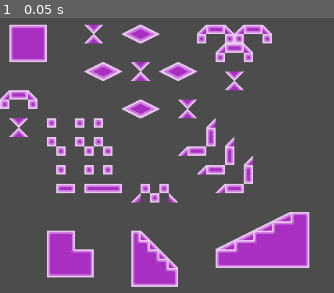
Above: before the commit, frame 1.
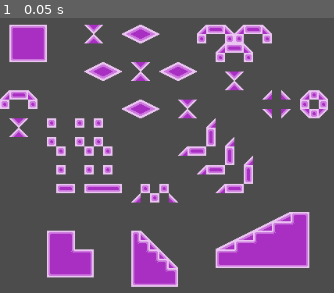
Above: after the commit, the same moment.

Repository: marooncarl/Godot-Tile-Cleaner
Game: Godot game, scene res://Example_Map.tscn
The game is run twice, just before and just after one commit, with the same random seed, the same clock (stepped at 60 frames per second) and the same inputs.
Inputs:
- Up to frame 1 (0.05 s): no input

The runs differ from the first frame. In frame 1, 0.9% of the frame differs, in the area x 78-99%, y 26-37%.

Commit message:
Created empty layer in autotile setup and test case in example map

Diff:
--- a/Tile_Cleaner/Autotile_Setup.tscn
+++ b/Tile_Cleaner/Autotile_Setup.tscn
@@ -11,16 +11,22 @@
 tile_set = ExtResource( 2 )
 cell_size = Vector2( 12, 12 )
 format = 1
-tile_data = PoolIntArray( 65540, 0, 65546, 65544, 0, 65546,  …(302 unchanged characters)… 96617, 327689, 0, 196619, 458753, 0, 0, 524289, 0, 65536, 524293, 0, 8, 524294, 0, 11, 524296, 0, 0, 589825, 0, 65536, 589829, 0, 196616, 589830, 0, 196619, 589832, 0, 65536, 655361, 0, 131073, 655362, 0, 3, 65536 …(181 unchanged characters)…
+tile_data = PoolIntArray( 65540, 0, 65546, 65544, 0, 65546,  …(302 unchanged characters)… 96617, 327689, 0, 196619, 458753, 0, 0, 458763, 0, 8, 458764, 0, 10, 458765, 0, 11, 524289, 0, 65536, 524293, 0, 8, 524294, 0, 11, 524296, 0, 0, 524299, 0, 65544, 524300, 0, 131081, 524301, 0, 131083, 589825, 0, 65536, 589829, 0, 196616, 589830, 0, 196619, 589832, 0, 65536, 589835, 0, 196616, 589836, 0, 196617, 589837, 0, 196619, 655361, 0, 131073, 655362, 0, 3, 65536 …(181 unchanged characters)…
 
 [node name="Input" type="TileMap" parent="."]
 tile_set = ExtResource( 2 )
 cell_size = Vector2( 12, 12 )
 format = 1
-tile_data = PoolIntArray( 65540, 4, 0, 65544, 0, 65546, 6554 …(213 unchanged characters)… 27, 0, 327688, 28, 0, 458753, 0, 65546, 524293, 4, 0, 524294, 8, 0, 524296, 1, 0, 589825, 0, 65546, 589829, 1, 0, 589830, 5, 0, 589832, 0, 0, 655362, 0, 65546, 655368, 0, 131072 …(110 unchanged characters)…
+tile_data = PoolIntArray( 65540, 4, 0, 65544, 0, 65546, 6554 …(213 unchanged characters)… 27, 0, 327688, 28, 0, 458753, 0, 65546, 458763, 1, 0, 458765, 5, 0, 524293, 4, 0, 524294, 8, 0, 524296, 1, 0, 589825, 0, 65546, 589829, 1, 0, 589830, 5, 0, 589832, 0, 0, 589835, 4, 0, 589837, 8, 0, 655362, 0, 65546, 655368, 0, 131072 …(110 unchanged characters)…
+
+[node name="Empty" type="TileMap" parent="."]
+tile_set = ExtResource( 2 )
+cell_size = Vector2( 12, 12 )
+format = 1
+tile_data = PoolIntArray( 458764, 0, 0, 524299, 0, 196609, 524300, 0, 65538, 524301, 0, 196611, 589836, 0, 131072 )
 
 [node name="Output" type="TileMap" parent="."]
 tile_set = ExtResource( 2 )
 cell_size = Vector2( 12, 12 )
 format = 1
-tile_data = PoolIntArray( 65540, 1, 0, 65544, 1, 0, 65546, 5 …(133 unchanged characters)… 84, 8, 0, 327686, 28, 0, 327688, 27, 0, 524289, 0, 65546, 524293, 1, 0, 524294, 5, 0, 524296, 5, 0, 589829, 4, 0, 589830, 8, 0, 655361, 0, 65546, 655368, 8, 0, 720898, 0, 65546, 720901, 4, 0, 720903, 8, 0, 851970, 0, 65546 )
+tile_data = PoolIntArray( 65540, 1, 0, 65544, 1, 0, 65546, 5 …(133 unchanged characters)… 84, 8, 0, 327686, 28, 0, 327688, 27, 0, 458764, 0, 0, 524289, 0, 65546, 524293, 1, 0, 524294, 5, 0, 524296, 5, 0, 524299, 0, 196609, 524300, 0, 65538, 524301, 0, 196611, 589829, 4, 0, 589830, 8, 0, 589836, 0, 131072, 655361, 0, 65546, 655368, 8, 0, 720898, 0, 65546, 720901, 4, 0, 720903, 8, 0, 851970, 0, 65546 )
--- a/Tile_Cleaner/Example_Map.tscn
+++ b/Tile_Cleaner/Example_Map.tscn
@@ -10,7 +10,7 @@
 tile_set = ExtResource( 1 )
 cell_size = Vector2( 12, 12 )
 format = 1
-tile_data = PoolIntArray( 131073, 0, 8, 131074, 0, 10, 13107 …(931 unchanged characters)… 96609, 589826, 0, 196611, 589827, 5, 0, 655360, 0, 65546, 655363, 0, 65546, 655373, 17, 0, 655375, 18, 0, 655379, 4, 0, 655380, 8, 0, 720909, 27, 0, 720911, 28, 0, 720915, 1, 0, 720916, 5, 0, 786433, 4, 0, 786434, 8, 0, 786437, …(2396 unchanged characters)…
+tile_data = PoolIntArray( 131073, 0, 8, 131074, 0, 10, 13107 …(931 unchanged characters)… 96609, 589826, 0, 196611, 589827, 5, 0, 589852, 1, 0, 589854, 5, 0, 589856, 1, 0, 589857, 0, 65546, 589858, 5, 0, 655360, 0, 65546, 655363, 0, 65546, 655373, 17, 0, 655375, 18, 0, 655379, 4, 0, 655380, 8, 0, 655392, 0, 65546, 655394, 0, 65546, 720909, 27, 0, 720911, 28, 0, 720915, 1, 0, 720916, 5, 0, 720924, 4, 0, 720926, 8, 0, 720928, 4, 0, 720929, 0, 65546, 720930, 8, 0, 786433, 4, 0, 786434, 8, 0, 786437, …(2396 unchanged characters)…
 
 [node name="Tile_Cleaner" type="Node" parent="TileMap"]
 script = ExtResource( 2 )
--- a/Tile_Cleaner/Test_Autotile_Ruleset.tres
+++ b/Tile_Cleaner/Test_Autotile_Ruleset.tres
@@ -506,6 +506,151 @@
 }
 }
 }, {
+Vector2( 11, 7 ): {
+"input": {
+"autotile_coord": Vector2( 0, 0 ),
+"id": 1,
+"transpose": false,
+"x_flip": false,
+"y_flip": false
+},
+"output": {
+"autotile_coord": Vector2( 0, 0 ),
+"id": -1,
+"transpose": false,
+"x_flip": false,
+"y_flip": false
+}
+},
+Vector2( 11, 8 ): {
+"input": {
+"autotile_coord": Vector2( 0, 0 ),
+"id": "any",
+"transpose": false,
+"x_flip": false,
+"y_flip": false
+},
+"output": {
+"autotile_coord": Vector2( 1, 3 ),
+"id": 0,
+"transpose": false,
+"x_flip": false,
+"y_flip": false
+}
+},
+Vector2( 11, 9 ): {
+"input": {
+"autotile_coord": Vector2( 0, 0 ),
+"id": 4,
+"transpose": false,
+"x_flip": false,
+"y_flip": false
+},
+"output": {
+"autotile_coord": Vector2( 0, 0 ),
+"id": -1,
+"transpose": false,
+"x_flip": false,
+"y_flip": false
+}
+},
+Vector2( 12, 7 ): {
+"input": {
+"autotile_coord": Vector2( 0, 0 ),
+"id": "any",
+"transpose": false,
+"x_flip": false,
+"y_flip": false
+},
+"output": {
+"autotile_coord": Vector2( 0, 0 ),
+"id": 0,
+"transpose": false,
+"x_flip": false,
+"y_flip": false
+}
+},
+Vector2( 12, 8 ): {
+"input": {
+"autotile_coord": Vector2( 0, 0 ),
+"id": "any",
+"transpose": false,
+"x_flip": false,
+"y_flip": false
+},
+"output": {
+"autotile_coord": Vector2( 2, 1 ),
+"id": 0,
+"transpose": false,
+"x_flip": false,
+"y_flip": false
+}
+},
+Vector2( 12, 9 ): {
+"input": {
+"autotile_coord": Vector2( 0, 0 ),
+"id": "any",
+"transpose": false,
+"x_flip": false,
+"y_flip": false
+},
+"output": {
+"autotile_coord": Vector2( 0, 2 ),
+"id": 0,
+"transpose": false,
+"x_flip": false,
+"y_flip": false
+}
+},
+Vector2( 13, 7 ): {
+"input": {
+"autotile_coord": Vector2( 0, 0 ),
+"id": 5,
+"transpose": false,
+"x_flip": false,
+"y_flip": false
+},
+"output": {
+"autotile_coord": Vector2( 0, 0 ),
+"id": -1,
+"transpose": false,
+"x_flip": false,
+"y_flip": false
+}
+},
+Vector2( 13, 8 ): {
+"input": {
+"autotile_coord": Vector2( 0, 0 ),
+"id": "any",
+"transpose": false,
+"x_flip": false,
+"y_flip": false
+},
+"output": {
+"autotile_coord": Vector2( 3, 3 ),
+"id": 0,
+"transpose": false,
+"x_flip": false,
+"y_flip": false
+}
+},
+Vector2( 13, 9 ): {
+"input": {
+"autotile_coord": Vector2( 0, 0 ),
+"id": 8,
+"transpose": false,
+"x_flip": false,
+"y_flip": false
+},
+"output": {
+"autotile_coord": Vector2( 0, 0 ),
+"id": -1,
+"transpose": false,
+"x_flip": false,
+"y_flip": false
+}
+}
+}, {
 Vector2( 5, 8 ): {
 "input": {
 "autotile_coord": Vector2( 0, 0 ),
